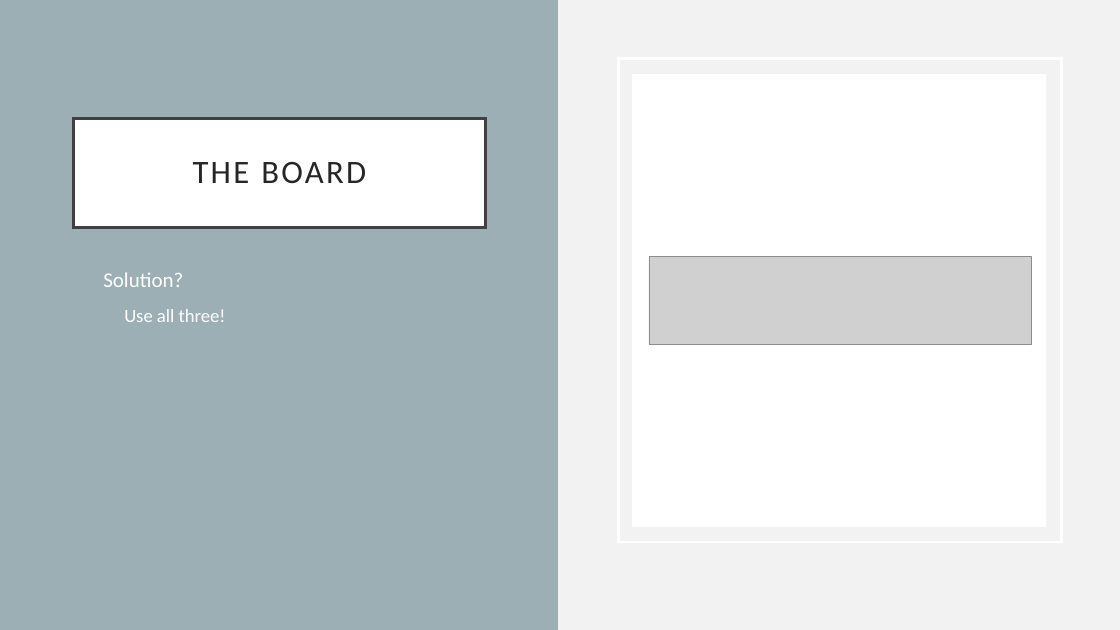
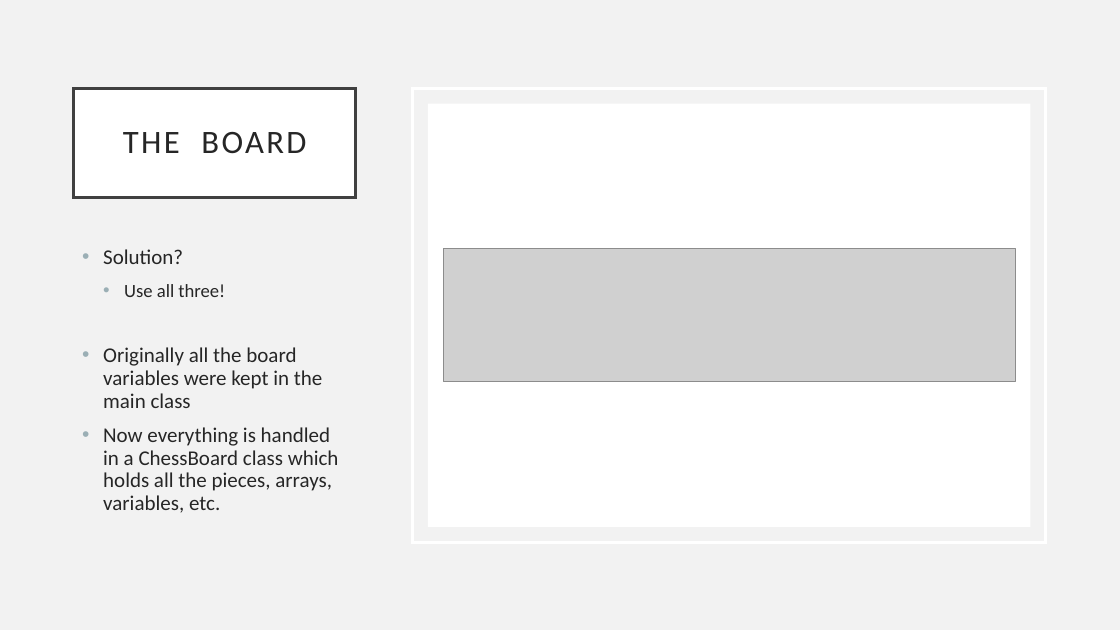
Before and after one commit to mo523/Chess, a slide deck: slide 20 of Adventures in Chess.pptx. Drawn at 1120x630 pixels with LibreOffice and Linux fonts; fonts in the diff are those of the drawing; grey boxes stand for pictures. Boxes give left, top, right and bottom in pixels: in the first picture for what was removed or moved away, otherwise in the second. Text is boxed around its words. In the diff, an @@ line names an element or a change of style, - is before the commit and + after.

```diff
--- a/Adventures in Chess.pptx
+++ b/Adventures in Chess.pptx
@@ rectangle removed at [0, 0, 558, 630] @@
@@ title "THE BOARD": place and size @@
-title "THE BOARD" at [74, 118, 485, 228]
+title "THE BOARD" at [74, 88, 355, 197]
@@ rectangle: place and size @@
-rectangle at [618, 59, 1061, 542]
+rectangle at [413, 88, 1045, 542]
@@ rectangle: place and size @@
-rectangle at [632, 74, 1046, 527]
+rectangle at [428, 103, 1030, 527]
@@ text "Solution?": place and size @@
-text "Solution?" at [103, 272, 226, 322]
+text "Solution?" at [103, 249, 339, 513]
@@ text at [103, 249, 225, 297]: text colour #FFFFFF to #262626 in "Solution?", "Use all three!"; line spacing 1 to 0.9 @@
@@ picture: place and size @@
-picture at [649, 256, 1032, 345]
+picture at [443, 249, 1015, 381]
@@ text at [103, 347, 339, 513]: paragraphs added @@
+• Originally all the board variables were kept in the main class
+• Now everything is handled in a ChessBoard class which holds all the pieces, arrays, variables, etc.
```
Also in this commit, not shown: 3 other slides changed, 12 slides added, 1 slide removed.
